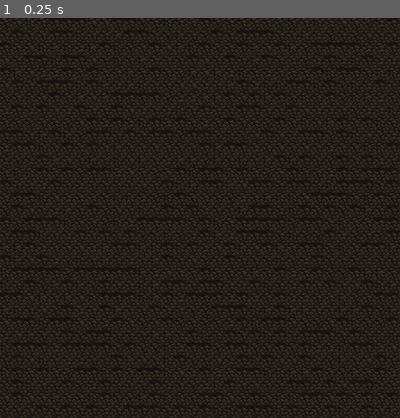
Above: before the commit, frame 1.
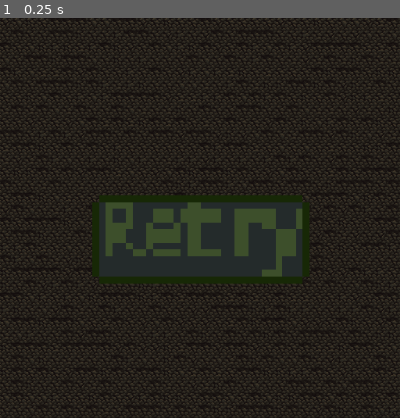
Above: after the commit, the same moment.

Repository: Jodios/JameGam30
Game: Godot game, scene res://menus/death_screen/death_screen.tscn
Two runs of this game, one before a commit and one after it. Both use one fixed random seed, a clock stepped at 60 frames per second and the inputs below. This scene is started directly instead of the project's main scene. Sound files missing from this copy of the repository are replaced by a short silence.
Inputs:
- Up to frame 1 (0.25 s): no input
The pictures show only the part of the screen within x 24-74%, y 50-100%; the shares and areas given below are measured in that part.

The runs differ from the first frame. In frame 1, 5.9% of the frame differs, in the area x 23-78%, y 44-67%.

Commit message:
added button to death screen

Diff:
--- a/characters/old_man/old_man.gd
+++ b/characters/old_man/old_man.gd
@@ -2,7 +2,7 @@
 
 @export var direction: Vector2 = Vector2.ZERO
 @export var speed: float = 200
-@export var cooldown: float = 1
+@export var cooldown: float = .5
 @export var max_health: float = 100.0
 @export var health: float = max_health
 var health_third: float = max_health / 3
--- a/enemies/time/clock_enemy.gd
+++ b/enemies/time/clock_enemy.gd
@@ -168,6 +168,8 @@
 
 func take_damage(damage_amount: float, damage_direction: Vector2, body: CharacterBody2D):
 	position -= damage_direction * 10
+	if health <= 0:
+		queue_free()
 	health -= damage_amount
 	target = body
 	is_aggro = true
--- a/gear.gd
+++ b/gear.gd
@@ -2,7 +2,7 @@
 
 @export var turn_speed: float = 1
 @export var max_health: float = 1000
-@export var health: float = max_health
+var health: float = max_health
 var health_third: float = max_health / 3
 
 @onready var health_bar: ProgressBar = $health_bar
@@ -11,6 +11,7 @@
 	health_bar.global_position = self.position - Vector2(70,10)
 	health_bar.value = health
 	health_bar.max_value = max_health
+	health = max_health
 
 func _physics_process(_delta):
 	rotation_degrees += turn_speed
--- a/levels/level_one/level_one.tscn
+++ b/levels/level_one/level_one.tscn
@@ -38,6 +38,7 @@
 top_level = true
 position = Vector2(263, 263)
 scale = Vector2(0.5, 0.5)
+max_health = 500.0
 
 [node name="clock_enemy" parent="." instance=ExtResource("4_njnva")]
 position = Vector2(130, 141)
--- a/menus/death_screen/death_screen.gd
+++ b/menus/death_screen/death_screen.gd
@@ -1,6 +1,28 @@
 extends CanvasLayer
 
 @onready var score_label: Label = $Label2
+@onready var retry_button_area: Area2D =  $RetryButton/Area2D
+@onready var retry_button: Sprite2D = $RetryButton
+var normal_position: Vector2 = Vector2.ZERO
+
+var hovering_over_button: bool = false
 
 func _ready():
+	normal_position = retry_button.position
 	score_label.text = score_label.text + " " + str(Global.level)
+	retry_button_area.mouse_entered.connect(func():
+		hovering_over_button = true
+	)
+	retry_button_area.mouse_exited.connect(func():
+		hovering_over_button = false
+	)
+
+func _process(_delta):
+	if hovering_over_button:
+		retry_button.position = normal_position + Vector2(0, -20)
+	else:
+		retry_button.position = normal_position
+
+func _input(event):
+	if event is InputEventMouseButton && event.is_pressed() && hovering_over_button:
+		Transition.dissolve("res://levels/level_one/level_one.tscn")
--- a/menus/death_screen/death_screen.tscn
+++ b/menus/death_screen/death_screen.tscn
@@ -1,8 +1,12 @@
-[gd_scene load_steps=4 format=3 uid="uid://ckqrslrekoodd"]
+[gd_scene load_steps=6 format=3 uid="uid://ckqrslrekoodd"]
 
 [ext_resource type="Script" path="res://menus/death_screen/death_screen.gd" id="1_1dqcv"]
 [ext_resource type="TileSet" uid="uid://cjy420oaww7kx" path="res://tileset.tres" id="1_jsf2q"]
 [ext_resource type="FontFile" uid="uid://cp0twi0kl4ftb" path="res://assets/fonts/Pixellari.ttf" id="2_t27em"]
+[ext_resource type="Texture2D" uid="uid://dtgwe7yhwt4ba" path="res://assets/retry_button.png" id="4_jt26g"]
+
+[sub_resource type="RectangleShape2D" id="RectangleShape2D_jgn2d"]
+size = Vector2(30.0432, 11.0504)
 
 [node name="death_screen" type="CanvasLayer"]
 script = ExtResource("1_1dqcv")
@@ -37,3 +41,14 @@
 theme_override_font_sizes/font_size = 56
 text = "Level: "
 horizontal_alignment = 1
+
+[node name="RetryButton" type="Sprite2D" parent="."]
+position = Vector2(499, 791)
+scale = Vector2(8.6875, 8.6875)
+texture = ExtResource("4_jt26g")
+
+[node name="Area2D" type="Area2D" parent="RetryButton"]
+
+[node name="CollisionShape2D" type="CollisionShape2D" parent="RetryButton/Area2D"]
+position = Vector2(-0.0575562, 0.460434)
+shape = SubResource("RectangleShape2D_jgn2d")
Binary file added: assets/retry_button.aseprite
Binary file added: assets/retry_button.png
Not shown, added: assets/retry_button.png.import
